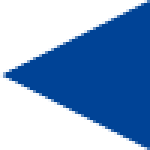
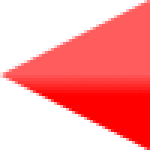
Comparing the layer stacks of the two 150px x 150px images. Changes:
removed layer "PrevLayer" over [0, 0, 150, 150]
added layer "Layer copy" above "Layer" over [0, 0, 150, 150]
